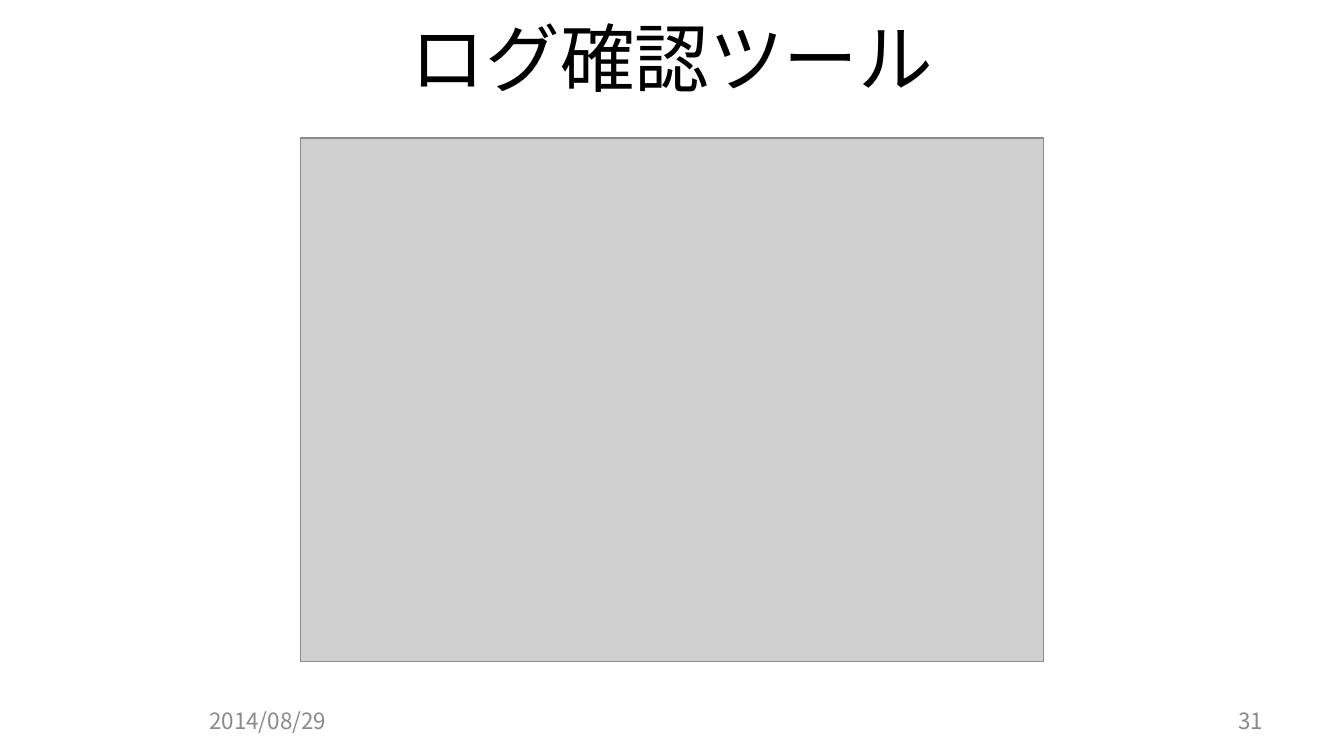
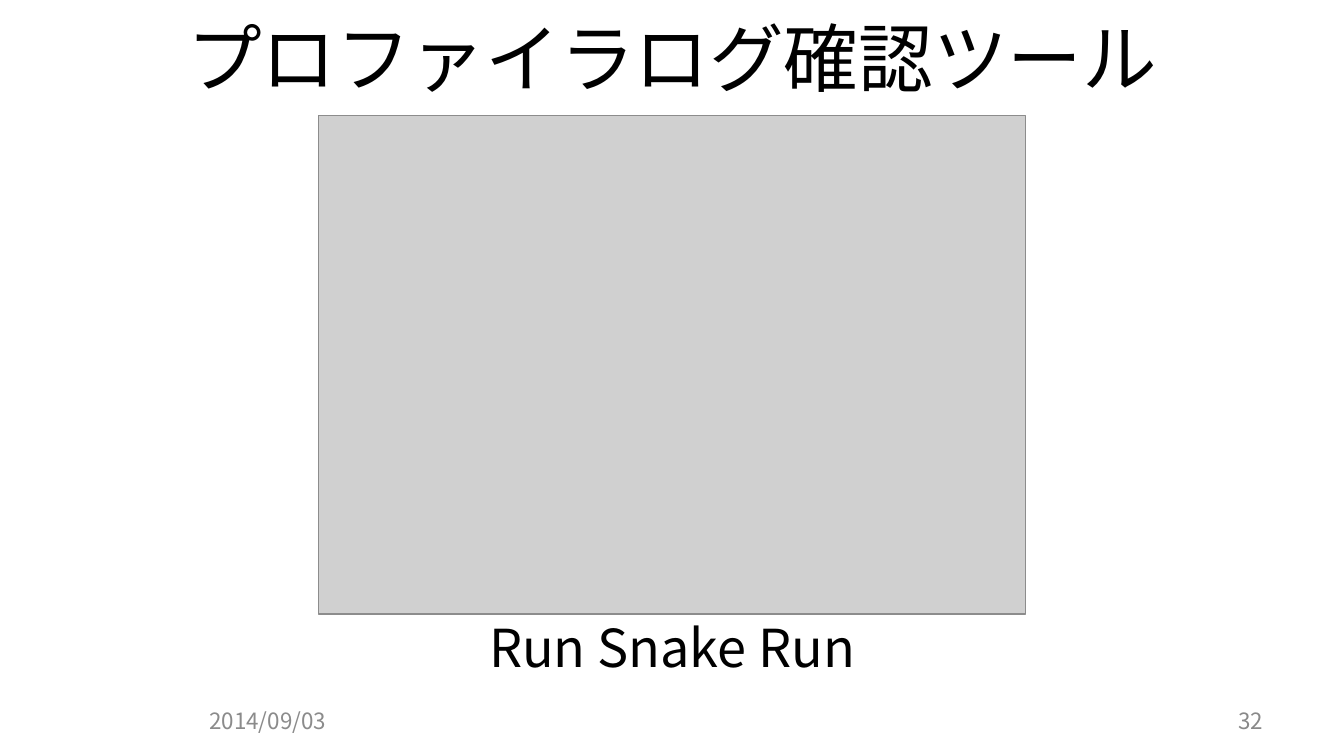
Before and after one commit to JCGS/CEDEC2014, a slide deck: slide 32 of chiyama/2014cedec_chiyama.pptx (slide 31 before the commit). Drawn at 1344x756 pixels with LibreOffice and Linux fonts; fonts in the diff are those of the drawing; grey boxes stand for pictures; background and template pictures are left out. Boxes give left, top, right and bottom in pixels: in the first picture for what was removed or moved away, otherwise in the second. Text is boxed around its words. In the diff, an @@ line names an element or a change of style, - is before the commit and + after.

Commit message:
GitHub登録のアナウンス追加 レイアウト修正 その他、細かいモロモロ追記・修正 PDF ファイルを追加

```diff
--- a/chiyama/2014cedec_chiyama.pptx
+++ b/chiyama/2014cedec_chiyama.pptx
@@ title at <box>187,23,1157,92</box>: text changed @@
-ログ確認ツール
+プロファイラログ確認ツール
@@ picture: place and size @@
-picture at <box>301,138,1044,663</box>
+picture at <box>319,116,1025,614</box>
@@ text added at <box>489,614,855,668</box>, 28 pt, text #000000 @@
+Run Snake Run
@@ text at <box>209,711,326,733</box>: text changed @@
-2014/08/29
+2014/09/03
@@ page number at <box>1238,712,1263,729</box>: text changed @@
-31
+32
```
Also in this commit, not shown: 16 other slides changed, 3 slides added, 3 other files.
